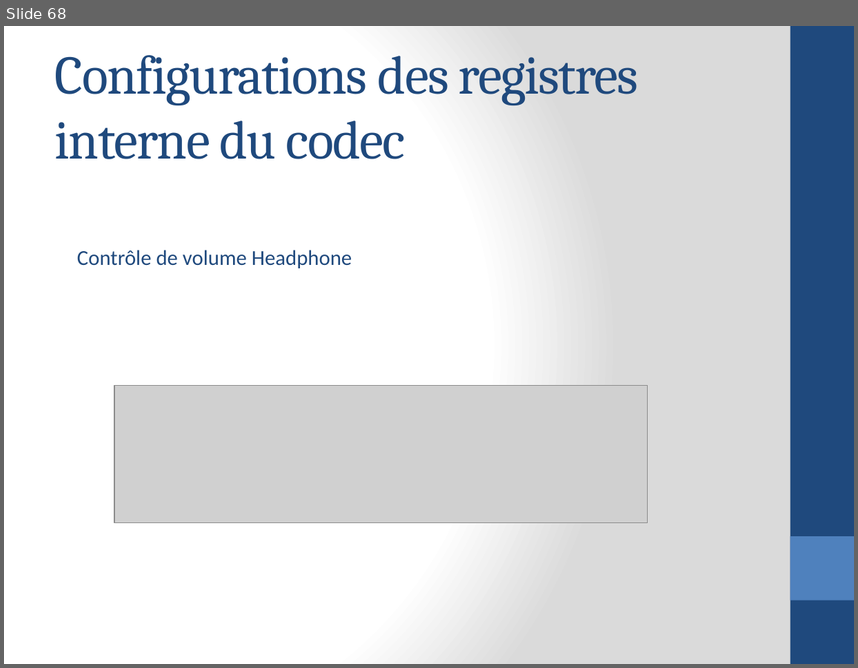
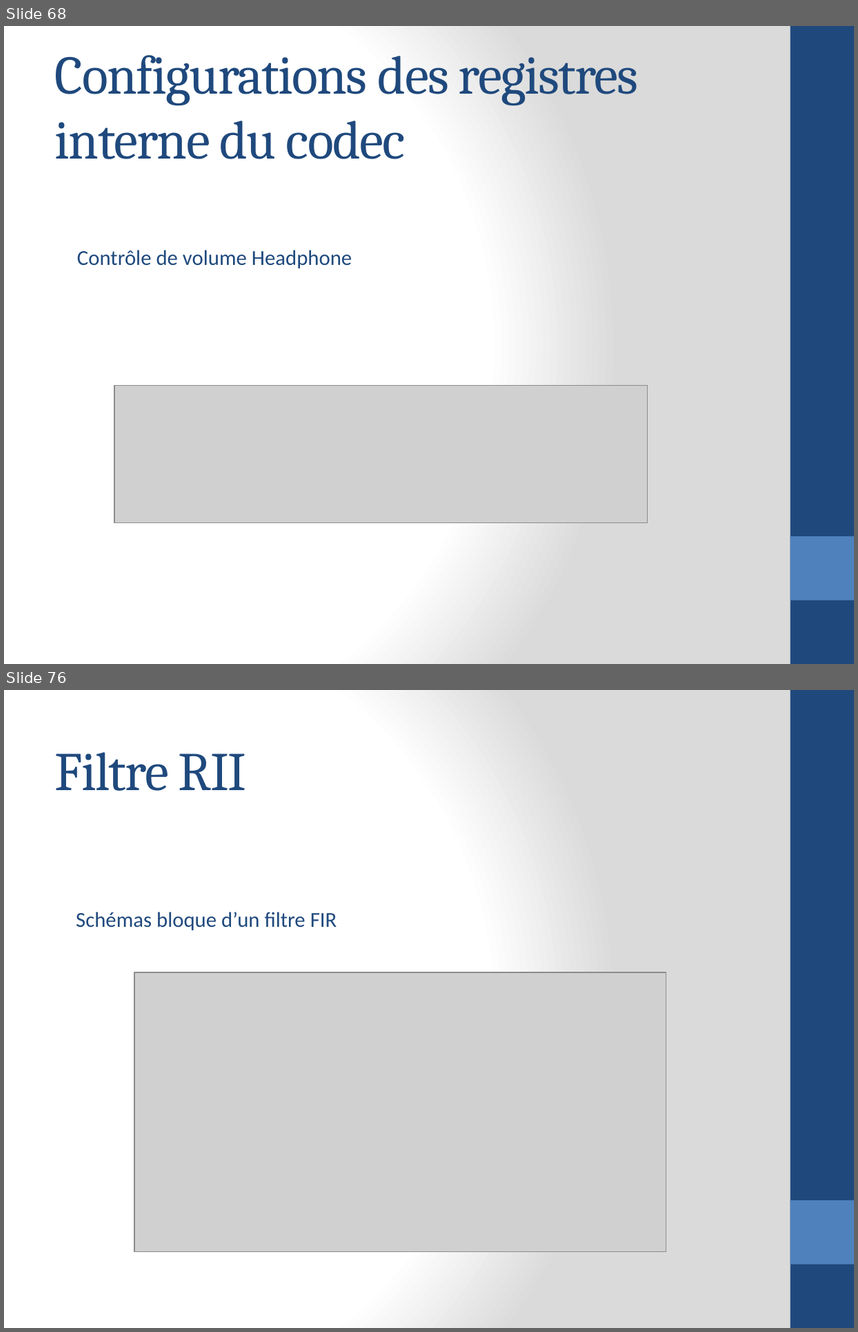
Before and after one commit to aminehatim/rapport, a slide deck: Traitement de signal audio en temps réel.pptx. Shown one above the other, each under a label of ours: slide 68 before the commit, slides 68 and 76 after it; the slides between them are not shown. The pictures are 858x668 and 858x1332 pixels, drawn with LibreOffice and Linux fonts; fonts in the diff are those of the drawing; grey boxes stand for pictures. Boxes give left, top, right and bottom in pixels: in the first picture for what was removed or moved away, otherwise in the second. Text is boxed around its words. In the diff, an @@ line names an element or a change of style, - is before the commit and + after.

```diff
--- a/Traitement de signal audio en temps réel.pptx
+++ b/Traitement de signal audio en temps réel.pptx
@@ slide 76 added at [4, 690, 854, 1328], background gradient #FFFFFF to #DADADA; not listed: 2 template elements that a slide beside it also shows @@
@@ title added at [55, 752, 247, 791], 46 pt, text #1F497D @@
+Filtre RII
@@ text added at [76, 911, 337, 930], 18 pt, text #1F497D @@
+Schémas bloque d’un filtre FIR
@@ picture added at [135, 972, 666, 1251] @@
```
Also in this commit, not shown: 48 other slides added, 1 slide removed.
